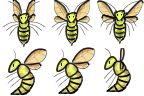
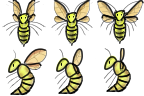
Layers edited between the first and the second 144×96 image:
painted on "Wings" (3rd of 12, in "Left 2" › "Shade") over [64, 47, 95, 83]
painted on "Legs" (2nd of 6, in "Left 2" › "Line") over [54, 47, 95, 90]
painted on "Tactile" (2nd of 5, in "Left 2" › "Line") over [54, 47, 95, 90]
renamed "Back wing" to "Front wing_", painted on it over [54, 47, 95, 90]
removed layer "Front wing" (1st of 2, in "Left 2" › "Line") from group "Line" over [64, 47, 95, 83]
painted on "Patterns" (3rd of 11, in "Left 2" › "Draw" › "Wings") over [64, 47, 95, 83]
painted on "Base" (1st of 5, in "Left 2" › "Draw" › "Wings") over [64, 47, 95, 83]
